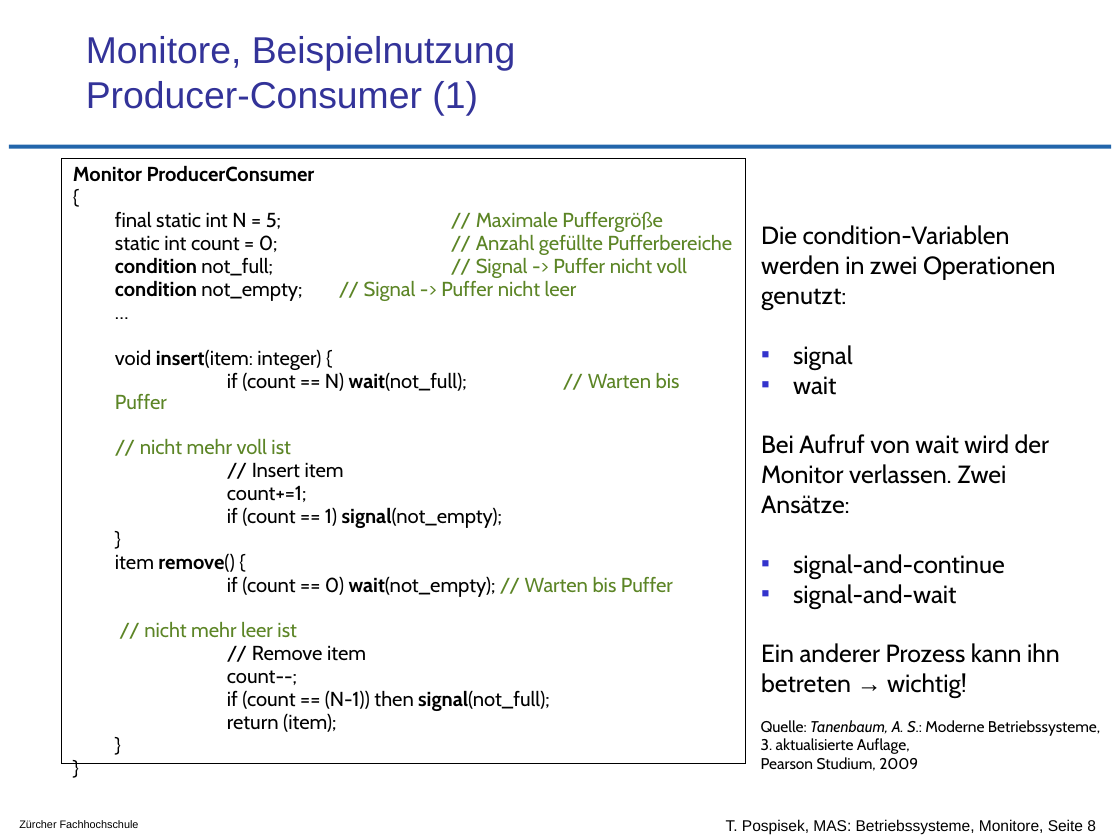
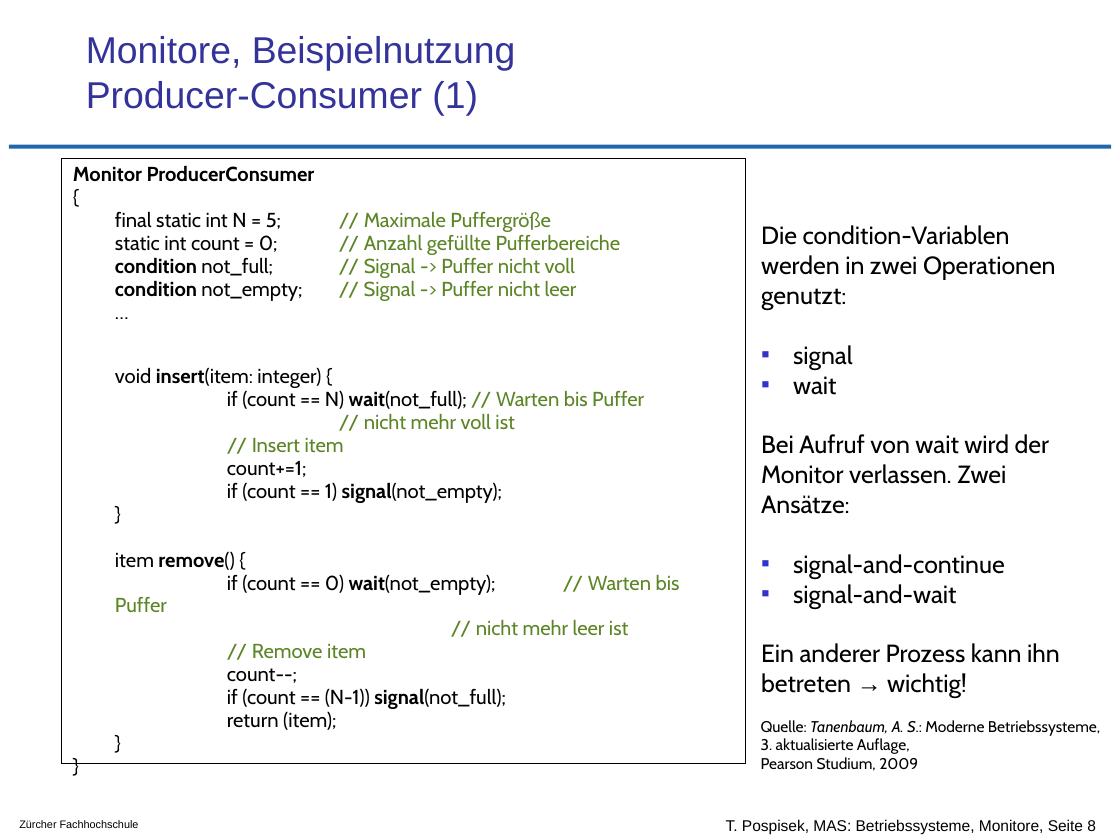
Before and after one commit to tpo/betriebssysteme, a slide deck: slide 8 of 08_Koordination_und_Synchronisation_Monitore.odp. Drawn at 1120x840 pixels with LibreOffice and Linux fonts; fonts in the diff are those of the drawing; background and template pictures are left out. Boxes give left, top, right and bottom in pixels: in the first picture for what was removed or moved away, otherwise in the second. Text is boxed around its words. In the diff, an @@ line names an element or a change of style, - is before the commit and + after.

```diff
--- a/08_Koordination_und_Synchronisation_Monitore.odp
+++ b/08_Koordination_und_Synchronisation_Monitore.odp
@@ text at [73,165,680,730]: text colour #000000 to #5C8526 in "// Insert item", "// Remove item" @@
@@ text at [227,688,506,709]: text changed @@
-if (count == (N-1)) then signal(not_full);
+if (count == (N-1)) signal(not_full);
```
Also in this commit, not shown: 5 other slides changed, 5 other files.
